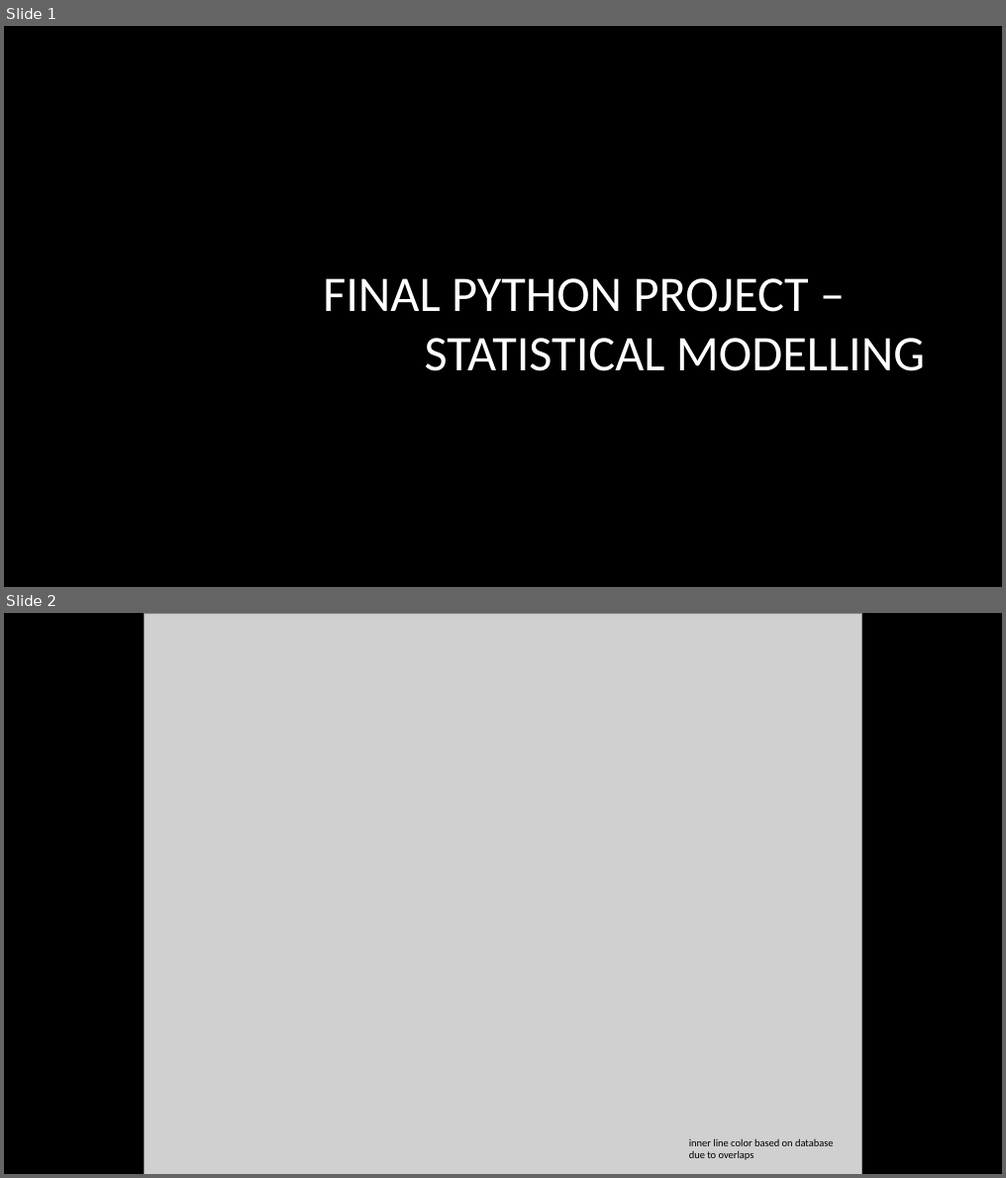
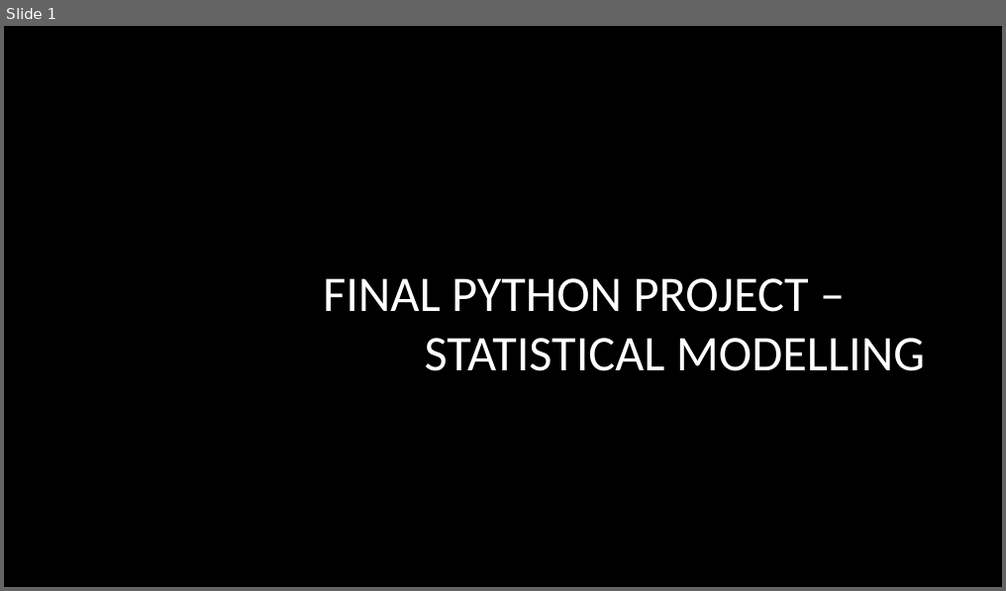
Before and after one commit to MeghanBarritt/python-project-datasci, a slide deck: python_project_presentation.pptx. Shown one above the other, each under a label of ours: slides 1 and 2 before the commit, slide 1 after it. The pictures are 1006x1178 and 1006x591 pixels, drawn with LibreOffice and Linux fonts; fonts in the diff are those of the drawing; grey boxes stand for pictures; background and template pictures are left out. Boxes give left, top, right and bottom in pixels: in the first picture for what was removed or moved away, otherwise in the second. Text is boxed around its words. In the diff, an @@ line names an element or a change of style, - is before the commit and + after.

```diff
--- a/python_project_presentation.pptx
+++ b/python_project_presentation.pptx
@@ slide 2 removed at (4,613,1002,1174), background picture (left out) @@
@@ picture removed at (144,613,862,1174) @@
@@ text removed at (689,1139,834,1160) @@
-inner line color based on database
-due to overlaps
```
Also in this commit, not shown: 1 slide added, 1 other file.
